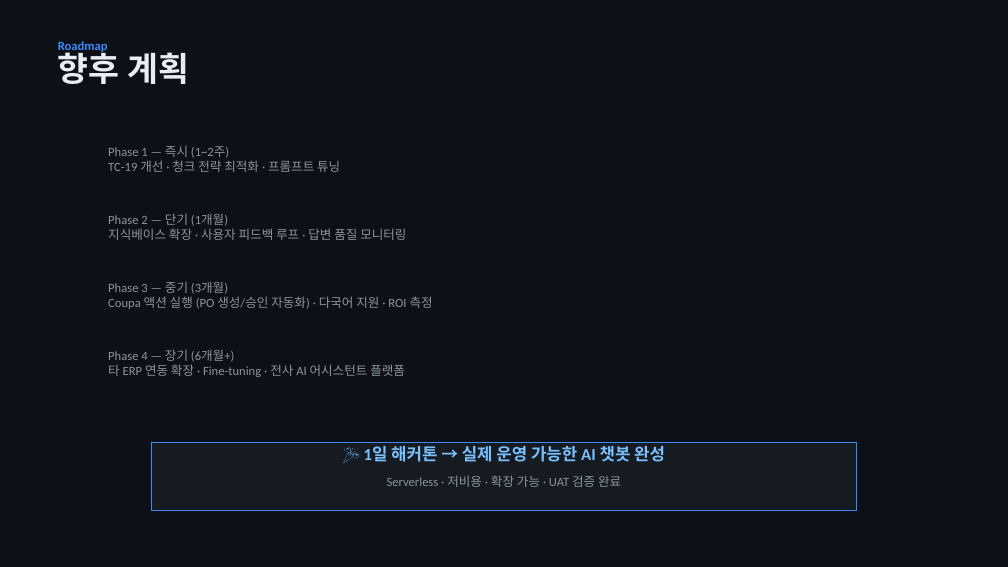
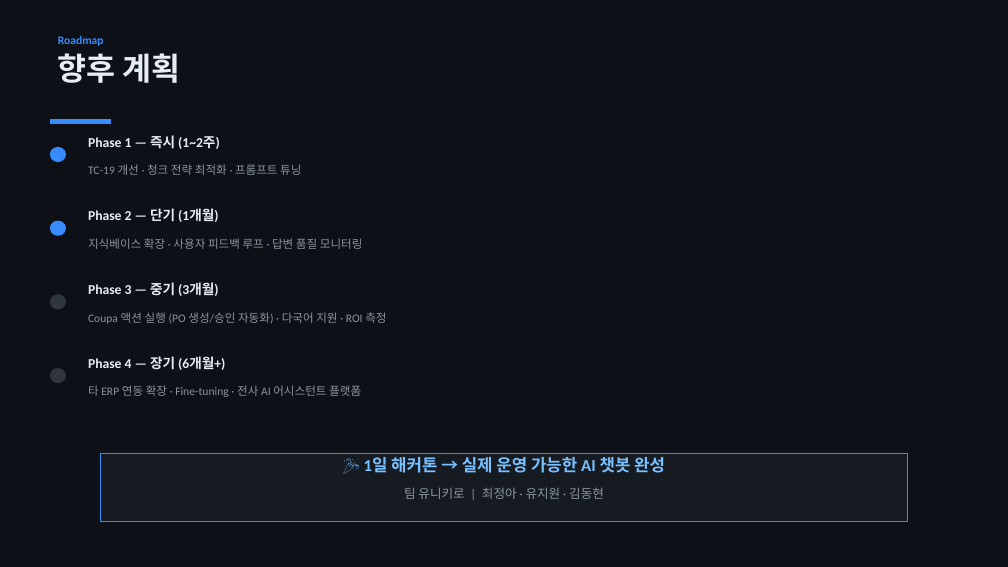
Before and after one commit to gitskur/unikiro, a slide deck: slide 9 of docs/Coupa_AI_Facilitator.pptx (slide 7 before the commit). Drawn at 1008x567 pixels with LibreOffice and Linux fonts; fonts in the diff are those of the drawing. Boxes give left, top, right and bottom in pixels: in the first picture for what was removed or moved away, otherwise in the second. Text is boxed around its words. In the diff, an @@ line names an element or a change of style, - is before the commit and + after.

Commit message:
Update: 최종본 PPT (팀 유니키로, 9슬라이드)

```diff
--- a/docs/Coupa_AI_Facilitator.pptx
+++ b/docs/Coupa_AI_Facilitator.pptx
@@ text "향후 계획" at (58, 53, 181, 83): size 32 to 30 pt @@
@@ rectangle added at (51, 119, 111, 123), fill #388BFD, outline #388BFD 1 pt @@
@@ ellipse added at (51, 147, 66, 162), fill #388BFD, outline #388BFD 1 pt @@
@@ text added at (88, 135, 220, 149), 13 pt, text #E6EDF3, bold @@
+Phase 1 — 즉시 (1~2주)
@@ text at (108, 146, 229, 158): paragraph removed @@
-Phase 1 — 즉시 (1~2주)
@@ text "TC-19 개선 · 청크 전략 ...": place and size @@
-text "TC-19 개선 · 청크 전략 ..." at (108, 146, 340, 172)
+text "TC-19 개선 · 청크 전략 ..." at (88, 164, 301, 175)
@@ text added at (88, 208, 218, 222), 13 pt, text #E6EDF3, bold @@
+Phase 2 — 단기 (1개월)
@@ ellipse added at (51, 221, 66, 235), fill #388BFD, outline #388BFD 1 pt @@
@@ text "지식베이스 확장 · 사용자 피드백 ...": place and size @@
-text "지식베이스 확장 · 사용자 피드백 ..." at (108, 213, 406, 240)
+text "지식베이스 확장 · 사용자 피드백 ..." at (88, 238, 363, 249)
@@ text at (108, 213, 228, 226): paragraph removed @@
-Phase 2 — 단기 (1개월)
@@ ellipse added at (51, 295, 66, 309), fill #30363D, outline #30363D 1 pt @@
@@ text added at (88, 282, 218, 296), 13 pt, text #E6EDF3, bold @@
+Phase 3 — 중기 (3개월)
@@ text at (108, 282, 228, 294): paragraph removed @@
-Phase 3 — 중기 (3개월)
@@ text "Coupa 액션 실행 (PO 생성/승인 ...": place and size @@
-text "Coupa 액션 실행 (PO 생성/승인 ..." at (108, 282, 433, 309)
+text "Coupa 액션 실행 (PO 생성/승인 ..." at (88, 312, 386, 324)
@@ text added at (88, 356, 225, 370), 13 pt, text #E6EDF3, bold @@
+Phase 4 — 장기 (6개월+)
@@ text at (108, 349, 234, 362): paragraph removed @@
-Phase 4 — 장기 (6개월+)
@@ ellipse added at (51, 369, 66, 383), fill #30363D, outline #30363D 1 pt @@
@@ size 12 to 11 pt in 5 elements at (88, 238, 363, 249), (58, 36, 104, 46), (88, 312, 386, 324), (88, 164, 301, 175), (88, 385, 361, 397) @@
@@ text "타 ERP 연동 확장 · ...": place and size @@
-text "타 ERP 연동 확장 · ..." at (108, 349, 405, 377)
+text "타 ERP 연동 확장 · ..." at (88, 385, 361, 397)
@@ text "🎉 1일 해커톤 → 실제 ...": place and size @@
-text "🎉 1일 해커톤 → 실제 ..." at (391, 446, 665, 462)
+text "🎉 1일 해커톤 → 실제 ..." at (391, 457, 665, 473)
@@ rectangle: place and size @@
-rectangle at (151, 442, 857, 510)
+rectangle at (101, 454, 907, 522)
@@ text removed at (387, 475, 621, 487) @@
-Serverless · 저비용 · 확장 가능 · UAT 검증 완료
@@ text added at (404, 487, 604, 499), 12 pt, text #8B949E @@
+팀 유니키로 | 최정아 · 유지원 · 김동현
```
Also in this commit, not shown: 6 other slides changed, 2 slides added, 1 other file.
